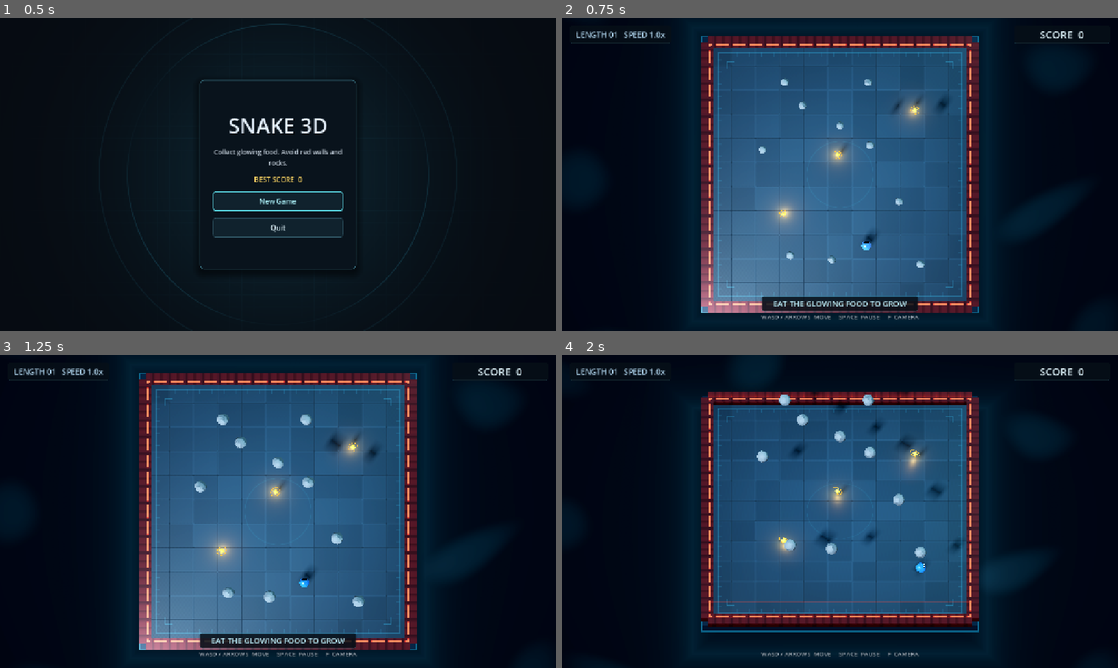
Above: before the commit, frames 1-4 (two rows, left to right).
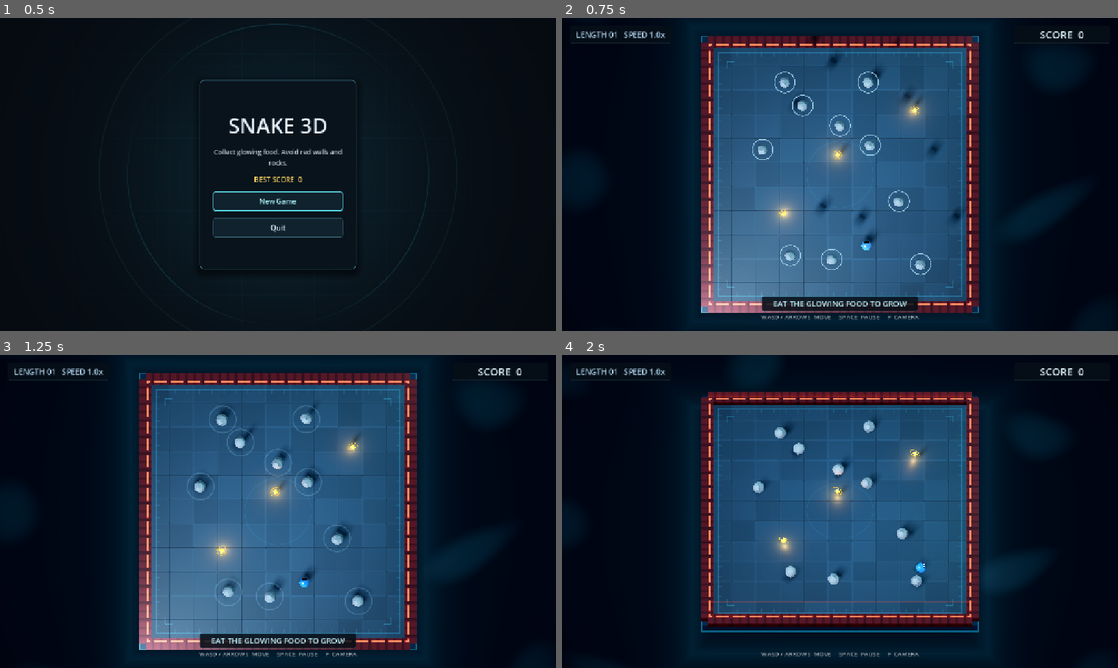
Above: after the commit, the same moments.

Repository: bluehexagons/snakeproject
Game: Godot game, scene res://scenes/main_menu.tscn
The game is run twice, just before and just after one commit, with the same random seed, the same clock (stepped at 60 frames per second) and the same inputs.
Inputs:
- Up to frame 1 (0.5 s): no input
- Up to frame 2 (0.75 s): click "New Game" at 0.5 s
- Up to frame 3 (1.25 s): no input
- Up to frame 4 (2 s): hold D (move_right) from 1.28 s (still down); hold F (toggle_camera_angle) from 1.28 s (still down)

Frame 1 is identical in both runs. In frame 2, 1.2% of the frame differs, in the area x 34-72%, y 5-83%; in frame 3, 1.2%; in frame 4, 1.8%, in the area x 34-72%, y 11-75%.

Commit message:
Make falling rocks faster and easier to read

Diff:
--- a/scenes/rock.tscn
+++ b/scenes/rock.tscn
@@ -1,6 +1,7 @@
-[gd_scene load_steps=10 format=3 uid="uid://bfkyxrptcfxi7"]
+[gd_scene load_steps=13 format=3 uid="uid://bfkyxrptcfxi7"]
 
 [ext_resource type="Script" uid="uid://d33w0sfa3jypc" path="res://scripts/rock.gd" id="1_rock_script"]
+[ext_resource type="Shader" path="res://shaders/rock_landing.gdshader" id="2_landing_shader"]
 
 [sub_resource type="FastNoiseLite" id="RockNoise"]
 frequency = 0.072
@@ -31,6 +32,13 @@
 rings = 5
 
 [sub_resource type="SphereShape3D" id="SphereShape3D_rock"]
+
+[sub_resource type="ShaderMaterial" id="LandingMaterial"]
+resource_local_to_scene = true
+shader = ExtResource("2_landing_shader")
+
+[sub_resource type="PlaneMesh" id="LandingMesh"]
+size = Vector2(3, 3)
 
 [sub_resource type="ParticleProcessMaterial" id="BreakSparkMotion"]
 emission_shape = 1
@@ -67,6 +75,13 @@
 [node name="CollisionShape3D" type="CollisionShape3D" parent="."]
 shape = SubResource("SphereShape3D_rock")
 
+[node name="LandingMarker" type="MeshInstance3D" parent="."]
+top_level = true
+visible = false
+cast_shadow = 0
+material_override = SubResource("LandingMaterial")
+mesh = SubResource("LandingMesh")
+
 [node name="BreakSparks" type="GPUParticles3D" parent="."]
 cast_shadow = 0
 emitting = false
--- a/scripts/gameplay_test.gd
+++ b/scripts/gameplay_test.gd
@@ -29,6 +29,7 @@
 	player.freeze = true
 	player.position = Vector3(0, 0.5, 0)
 	await get_tree().physics_frame
+	await _check_rock_drop(main.gameplay_container)
 	player.freeze = false
 	player.rebuild_trail()
 	for frame in 30:
@@ -162,6 +163,31 @@
 	if not failed:
 		print("Gameplay regression passed")
 	get_tree().quit(1 if failed else 0)
+
+func _check_rock_drop(container: Node3D) -> void:
+	var rock: Rock = ROCK.instantiate()
+	container.add_child(rock)
+	rock.setup_rock(Vector3(5, 0, 5))
+	check(rock.position.y < 6.0 and rock.linear_velocity.y < -1.0, "A new rock spawned too high or hung in the air")
+	check(rock.landing_marker.visible and rock.landing_marker.global_position.distance_to(Vector3(5, 0, 5)) < 0.05,
+		"The drop marker did not appear on the floor below the rock")
+	var landing_frame := 0
+	for frame in 45:
+		await get_tree().physics_frame
+		check(rock.collision_shape.scale.is_equal_approx(Vector3.ONE) and is_equal_approx(rock.mass, rock.base_mass),
+			"The drop animation changed the rock's collider or mass")
+		if not rock.is_spawning:
+			landing_frame = frame + 1
+			break
+	check(landing_frame >= 20 and landing_frame <= 38 and rock.position.y < 0.55,
+		"Rock did not complete its drop on ground contact within the expected time")
+	check(is_equal_approx(rock.gravity_scale, 1.0) and rock.mesh.scale.is_equal_approx(Vector3.ONE),
+		"The landed rock retained its drop gravity or visual scale")
+	print("Rock drop: first landing after %d physics ticks" % landing_frame)
+	for frame in 20:
+		await get_tree().physics_frame
+	check(not rock.landing_marker.visible, "The landing marker stayed visible after impact")
+	rock.free()
 
 func _check_body_contacts() -> void:
 	var fixture = {
--- a/scripts/rock.gd
+++ b/scripts/rock.gd
@@ -4,14 +4,14 @@
 const DANGER_COLOR = Color(0.8, 0.2, 0.2, 1.0)
 const DANGER_EMISSION = Color(0.6, 0.1, 0.1, 1.0)
 
-const SPAWN_HEIGHT = 15.0
-const SPAWN_DURATION = 0.7
-const INITIAL_SCALE = 0.1
-const GROWTH_START = 0.1
-const GROWTH_PEAK = 0.6
-const GROWTH_CURVE = 0.4
-const SCALE_OVERSHOOT = 1.3
-const INITIAL_SPIN = 12.0
+const SPAWN_HEIGHT = 5.2
+const DROP_GRAVITY_SCALE = 1.3
+const INITIAL_DROP_SPEED = 2.25
+const GROWTH_DURATION = 0.28
+const INITIAL_SCALE = 0.84
+const INITIAL_SPIN = 5.0
+const LANDING_RIPPLE_DURATION = 0.2
+const LANDING_MARKER_Y = 0.018
 const BREAK_IMPULSE = 4.5
 const FRAGMENT_COUNT = 5
 const SHATTER_DURATION = 0.24
@@ -20,10 +20,12 @@
 var is_initialized: bool = false
 var spawn_timer: float = 0.0
 var is_spawning: bool = true
-var spawn_progress: float = 0.0
 var is_shattering: bool = false
+var _drop_contact := false
 
 @onready var mesh: MeshInstance3D = $MeshInstance3D
+@onready var landing_marker: MeshInstance3D = $LandingMarker
+@onready var landing_material: ShaderMaterial = landing_marker.material_override
 @onready var break_sparks: GPUParticles3D = $BreakSparks
 
 func _ready() -> void:
@@ -45,12 +47,15 @@
 	physics_material_override.bounce = settings.bounce
 	physics_material_override.rough = true
 
-func finish_spawn() -> void:
+func _finish_spawn() -> void:
 	is_spawning = false
 	gravity_scale = 1.0
-	apply_physics_scale(1.0, true)
-	axis_lock_angular_x = false
-	axis_lock_angular_z = false
+	mesh.scale = Vector3.ONE
+	_position_landing_marker()
+	landing_material.set_shader_parameter("impact", 0.0)
+	var ripple := create_tween()
+	ripple.tween_property(landing_material, "shader_parameter/impact", 1.0, LANDING_RIPPLE_DURATION)
+	ripple.tween_callback(landing_marker.hide)
 
 func covers_pickup(point: Vector3) -> bool:
 	if is_spawning or is_shattering or collision_shape.disabled:
@@ -60,6 +65,8 @@
 
 func setup_rock(spawn_position: Vector3) -> void:
 	is_initialized = true
+	is_spawning = true
+	_drop_contact = false
 	position = spawn_position + Vector3.UP * SPAWN_HEIGHT
 	physics_pos = position
 	visual_pos = position
@@ -67,14 +74,25 @@
 	rotation = Vector3(randf_range(-PI, PI), randf_range(-PI, PI), randf_range(-PI, PI))
 	angular_velocity = Vector3(randf_range(-1, 1), randf_range(-1, 1), randf_range(-1, 1)).normalized() * INITIAL_SPIN
 
-	apply_physics_scale(INITIAL_SCALE, true)
-	mesh.scale = Vector3.ONE * INITIAL_SCALE
-	cached_velocity = Vector3.ZERO
-	gravity_scale = 0.0
+	cached_velocity = Vector3.DOWN * INITIAL_DROP_SPEED
+	gravity_scale = DROP_GRAVITY_SCALE
 	spawn_timer = 0.0
-
-	axis_lock_angular_x = true
-	axis_lock_angular_z = true
+	_update_drop_visuals()
+	landing_marker.reset_physics_interpolation()
+	reset_physics_interpolation()
+
+func _position_landing_marker() -> void:
+	var rock_position := global_position
+	landing_marker.global_position = Vector3(rock_position.x, LANDING_MARKER_Y, rock_position.z)
+
+func _update_drop_visuals() -> void:
+	var growth := smoothstep(0.0, GROWTH_DURATION, spawn_timer)
+	mesh.scale = Vector3.ONE * lerpf(INITIAL_SCALE, 1.0, growth)
+	_position_landing_marker()
+	var altitude := inverse_lerp(0.5, SPAWN_HEIGHT, global_position.y)
+	landing_material.set_shader_parameter("altitude", clampf(altitude, 0.0, 1.0))
+	landing_material.set_shader_parameter("impact", -1.0)
+	landing_marker.show()
 
 func _physics_process(delta: float) -> void:
 	if not is_initialized or is_shattering:
@@ -84,31 +102,21 @@
 		return
 
 	if is_spawning:
-		spawn_timer = min(spawn_timer + delta, SPAWN_DURATION)
-		spawn_progress = spawn_timer / SPAWN_DURATION
-
-		var scale_progress = clampf((spawn_progress - GROWTH_START) / (GROWTH_PEAK - GROWTH_START), 0.0, 1.0)
-		var target_scale = INITIAL_SCALE
-
-		if scale_progress > 0.0:
-			var growth = ease(scale_progress, GROWTH_CURVE)
-			target_scale = lerp(INITIAL_SCALE, SCALE_OVERSHOOT, growth)
-
-			if spawn_progress > GROWTH_PEAK:
-				var settle = ease((spawn_progress - GROWTH_PEAK) / (1.0 - GROWTH_PEAK), 0.6)
-				target_scale = lerp(SCALE_OVERSHOOT, 1.0, settle)
-
-		apply_physics_scale(target_scale, true)
-		gravity_scale = spawn_progress * spawn_progress
-
-		if spawn_timer >= SPAWN_DURATION:
-			finish_spawn()
+		spawn_timer = minf(spawn_timer + delta, GROWTH_DURATION)
+		if _drop_contact:
+			_finish_spawn()
+		else:
+			_update_drop_visuals()
 
 	_update_base_physics(delta)
 
 func _integrate_forces(state: PhysicsDirectBodyState3D):
-	if is_spawning or is_shattering:
-		return
+	if not is_initialized or is_shattering:
+		return
+	if is_spawning and state.get_contact_count() == 0:
+		super._integrate_forces(state)
+		return
+	_drop_contact = is_spawning
 	if not is_dangerous:
 		for index in state.get_contact_count():
 			var head = state.get_contact_collider_object(index) as Player
@@ -144,24 +152,24 @@
 	rotation = _vector_from_data(data.get("rotation"), rotation)
 	angular_velocity = _vector_from_data(data.get("angular_velocity"), angular_velocity)
 	is_initialized = true
-	# Legacy saves have no entrance state and retain their full-sized restore.
+	# Older drops grew their collider as well as the mesh.
+	apply_physics_scale(1.0, true)
 	is_spawning = bool(data.get("is_spawning", false))
-	spawn_timer = clampf(float(data.get("spawn_timer", SPAWN_DURATION)), 0.0, SPAWN_DURATION)
-	spawn_progress = spawn_timer / SPAWN_DURATION
-	if is_spawning and spawn_timer < SPAWN_DURATION:
-		gravity_scale = spawn_progress * spawn_progress
-		axis_lock_angular_x = true
-		axis_lock_angular_z = true
+	spawn_timer = clampf(float(data.get("spawn_timer", GROWTH_DURATION)), 0.0, GROWTH_DURATION)
+	_drop_contact = false
+	gravity_scale = DROP_GRAVITY_SCALE if is_spawning else 1.0
+	if is_spawning:
+		_update_drop_visuals()
 	else:
-		spawn_timer = SPAWN_DURATION
-		spawn_progress = 1.0
-		finish_spawn()
+		landing_marker.hide()
+	landing_marker.reset_physics_interpolation()
 	reset_physics_interpolation()
 	if data.get("is_dangerous", false):
 		make_dangerous()
 
 func make_dangerous() -> void:
 	is_dangerous = true
+	landing_material.set_shader_parameter("marker_color", Color(1.0, 0.35, 0.22, 1.0))
 	target_color = DANGER_COLOR
 	current_color = DANGER_COLOR
 	state_color = DANGER_COLOR
@@ -183,6 +191,7 @@
 	collision_layer = 0
 	collision_mask = 0
 	mesh.hide()
+	landing_marker.hide()
 	break_sparks.emitting = true
 	var tween = create_tween().set_parallel()
 	var to_local = global_basis.inverse()
--- a/scripts/test_runner.gd
+++ b/scripts/test_runner.gd
@@ -103,27 +103,31 @@
 	var test_rock = ROCK_SCENE.instantiate()
 	add_child(test_rock)
 	test_rock.setup_rock(Vector3(2, 0, 3))
-	test_rock._physics_process(0.25)
-	var saved_scale = test_rock.current_scale
+	test_rock._physics_process(0.12)
+	var saved_scale = test_rock.mesh.scale
+	var saved_velocity = test_rock.linear_velocity
 	var saved_gravity = test_rock.gravity_scale
 	var saved_rock_data = test_rock.get_save_data()
 	test_rock.position = Vector3.ZERO
 	test_rock.restore_from_save_data(saved_rock_data)
-	if test_rock.global_position.distance_to(Vector3(2, 15, 3)) > 0.001:
-		push_error("Rock restore did not preserve the saved transform")
-		failed = true
-	if not test_rock.is_spawning or not is_equal_approx(test_rock.spawn_timer, 0.25) or not is_equal_approx(test_rock.current_scale, saved_scale) or not is_equal_approx(test_rock.gravity_scale, saved_gravity) or not test_rock.axis_lock_angular_x or not test_rock.axis_lock_angular_z:
+	if not test_rock.global_position.is_equal_approx(Vector3(2, Rock.SPAWN_HEIGHT, 3)) or not test_rock.linear_velocity.is_equal_approx(saved_velocity):
+		push_error("Rock restore did not preserve its saved position and drop velocity")
+		failed = true
+	if not test_rock.is_spawning or not test_rock.mesh.scale.is_equal_approx(saved_scale) or not is_equal_approx(test_rock.gravity_scale, saved_gravity) or not test_rock.landing_marker.visible:
 		push_error("Rock restore skipped its saved entrance animation")
 		failed = true
-	test_rock._physics_process(Rock.SPAWN_DURATION)
-	if test_rock.is_spawning or not is_equal_approx(test_rock.current_scale, 1.0) or not is_equal_approx(test_rock.gravity_scale, 1.0) or test_rock.axis_lock_angular_x or test_rock.axis_lock_angular_z:
-		push_error("Restored rock did not finish its entrance animation")
-		failed = true
 	var legacy_rock_data = saved_rock_data.duplicate(true)
+	legacy_rock_data.position.y = 13.0
+	legacy_rock_data.spawn_timer = 0.6
+	legacy_rock_data.current_scale = 1.2
+	test_rock.restore_from_save_data(legacy_rock_data)
+	if not test_rock.is_spawning or not test_rock.landing_marker.visible or not test_rock.collision_shape.scale.is_equal_approx(Vector3.ONE):
+		push_error("An older save interrupted its airborne rock or restored an oversized collider")
+		failed = true
 	legacy_rock_data.erase("is_spawning")
 	legacy_rock_data.erase("spawn_timer")
 	test_rock.restore_from_save_data(legacy_rock_data)
-	if test_rock.is_spawning or not is_equal_approx(test_rock.current_scale, 1.0):
+	if test_rock.is_spawning or not is_equal_approx(test_rock.current_scale, 1.0) or test_rock.landing_marker.visible:
 		push_error("Legacy rock save did not restore as a full-sized rock")
 		failed = true
 	test_rock.queue_free()
--- /dev/null
+++ b/shaders/rock_landing.gdshader
@@ -0,0 +1,22 @@
+shader_type spatial;
+render_mode blend_mix, depth_draw_never, unshaded, shadows_disabled, fog_disabled;
+
+uniform vec4 marker_color : source_color = vec4(0.64, 0.85, 1.0, 1.0);
+uniform float altitude = 1.0;
+uniform float impact = -1.0;
+
+void fragment() {
+	float distance_to_center = length(UV - vec2(0.5)) * 3.0;
+	if (impact < 0.0) {
+		float radius = mix(0.54, 0.91, altitude);
+		float ring = 1.0 - smoothstep(0.023, 0.064, abs(distance_to_center - radius));
+		float shadow = 1.0 - smoothstep(0.15, 0.57, distance_to_center);
+		ALBEDO = mix(vec3(0.015, 0.027, 0.045), marker_color.rgb, ring);
+		ALPHA = max(ring * mix(0.90, 0.60, altitude), shadow * mix(0.63, 0.30, altitude));
+	} else {
+		float radius = mix(0.54, 1.22, impact);
+		float ring = 1.0 - smoothstep(0.026, 0.072, abs(distance_to_center - radius));
+		ALBEDO = marker_color.rgb;
+		ALPHA = ring * 0.90 * (1.0 - impact);
+	}
+}
Not shown, added: shaders/rock_landing.gdshader.uid
